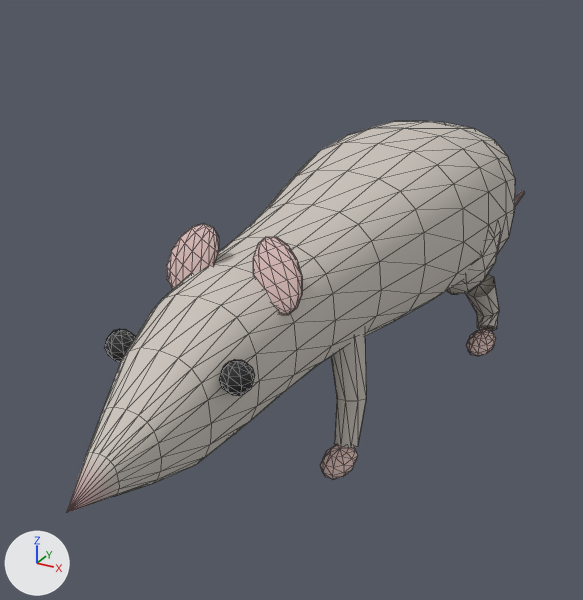
The glTF model Assets/Models/Rat.glb: old version first, new version second.
One viewpoint serves both versions: a 50 mm lens placed at (0.66, -1.53, 0.91), pointed at (-0.21, 0.05, 0.12). Lighting does not change. The marker at lower left points along +X, +Y and +Z. The older version comes first. Mesh edges are drawn as thin lines.

In view in the first picture: 'Rat'.
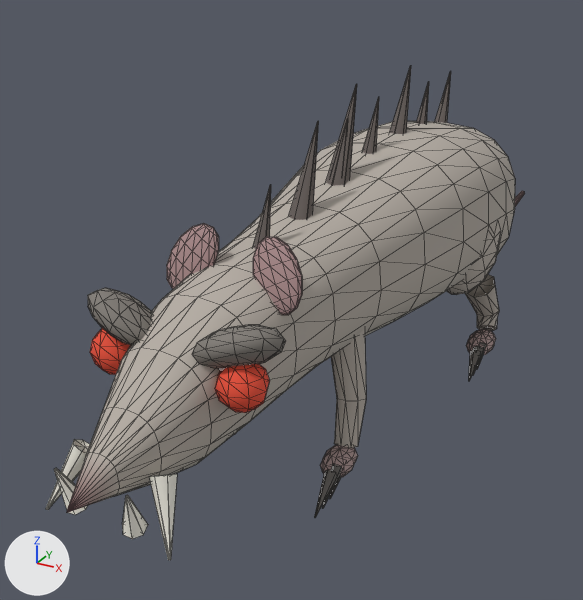
What differs and where, as boxes [x1, y1, x2, y2] in the pictures (583 x 600 px):
'Rat', reshaped (26% taller): before [66, 121, 525, 513]; after [46, 65, 525, 560]
part 1 of me_ratmesh, added: after [88, 288, 152, 345]
part 2 of me_ratmesh, added: after [192, 325, 286, 370]
part 3 of me_ratmesh, built on: before [104, 329, 255, 396]; after [46, 65, 487, 560]
part 4 of me_ratmesh, recoloured: [66, 121, 525, 513] in both

The edits, one by one:
me_ratmesh is used by ob_rat; location (0.0, 0.0, 0.0).
me_ratmesh had 1040 vertices, 2016 faces and spanned x -0.25..0.25, y -0.93..1.48, z 0.0..0.54.
me_ratmesh now has 1463 vertices, 2760 faces and spans x -0.25..0.25, y -0.93..1.48, z -0.01..0.67.
me_ratmesh part 1: the loose piece of 52 vertices spanning x -0.16..-0.1, y -0.42..-0.33, z 0.0..0.06 is copied, and the copy is multiplied about its middle by the matrix ((2.211, 0.0, 0.449), (-0.407, 1.004, 0.462), (-0.842, -0.485, 0.957)), then moved by (0.03, -0.29, 0.36); it spans x -0.17..-0.04, y -0.72..-0.61, z 0.35..0.43.
me_ratmesh part 2: the loose piece of 52 vertices spanning x 0.1..0.16, y -0.42..-0.33, z 0.0..0.06 is copied, and the copy is multiplied about its middle by the matrix ((2.211, 0.0, -0.449), (0.407, 1.004, 0.462), (0.842, -0.485, 0.957)), then moved by (-0.03, -0.29, 0.36); it spans x 0.04..0.17, y -0.72..-0.61, z 0.35..0.43.
me_ratmesh part 3: 74 vertices moved from x -0.13..0.13, y -0.71..-0.65, z 0.32..0.38 to x -0.16..0.16, y -0.72..-0.64, z 0.3..0.38; 4 vertices removed from x -0.09..0.09, y -0.7..-0.68, z 0.33..0.36; 287 vertices added at x -0.15..0.24, y -0.88..0.51, z -0.01..0.67.
me_ratmesh part 4: 1975 kept faces spanning x -0.25..0.25, y -0.93..1.48, z 0.0..0.54 get new vertex colours.
Other edits to the shape of me_ratmesh do not show in these pictures.
